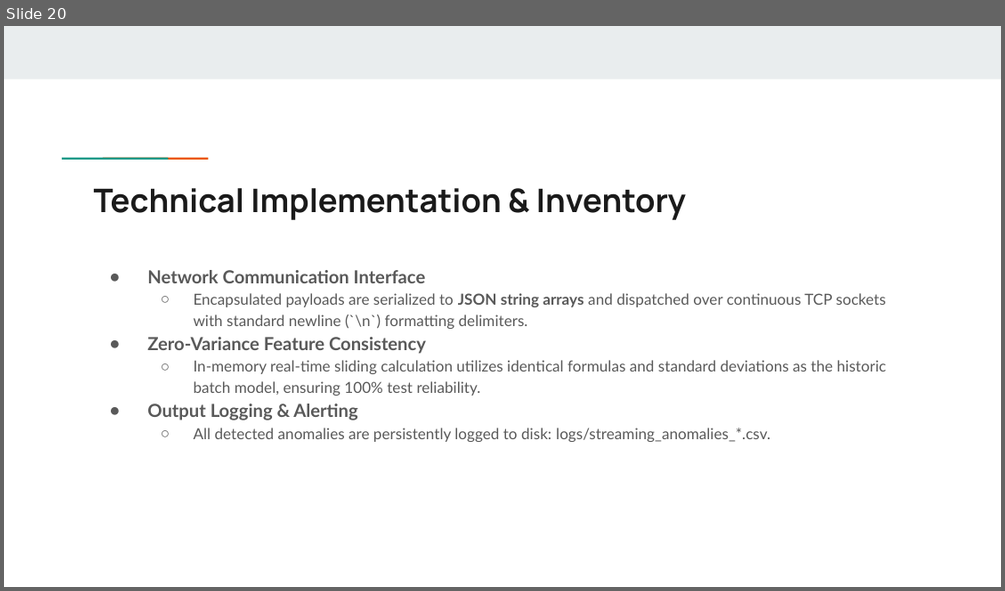
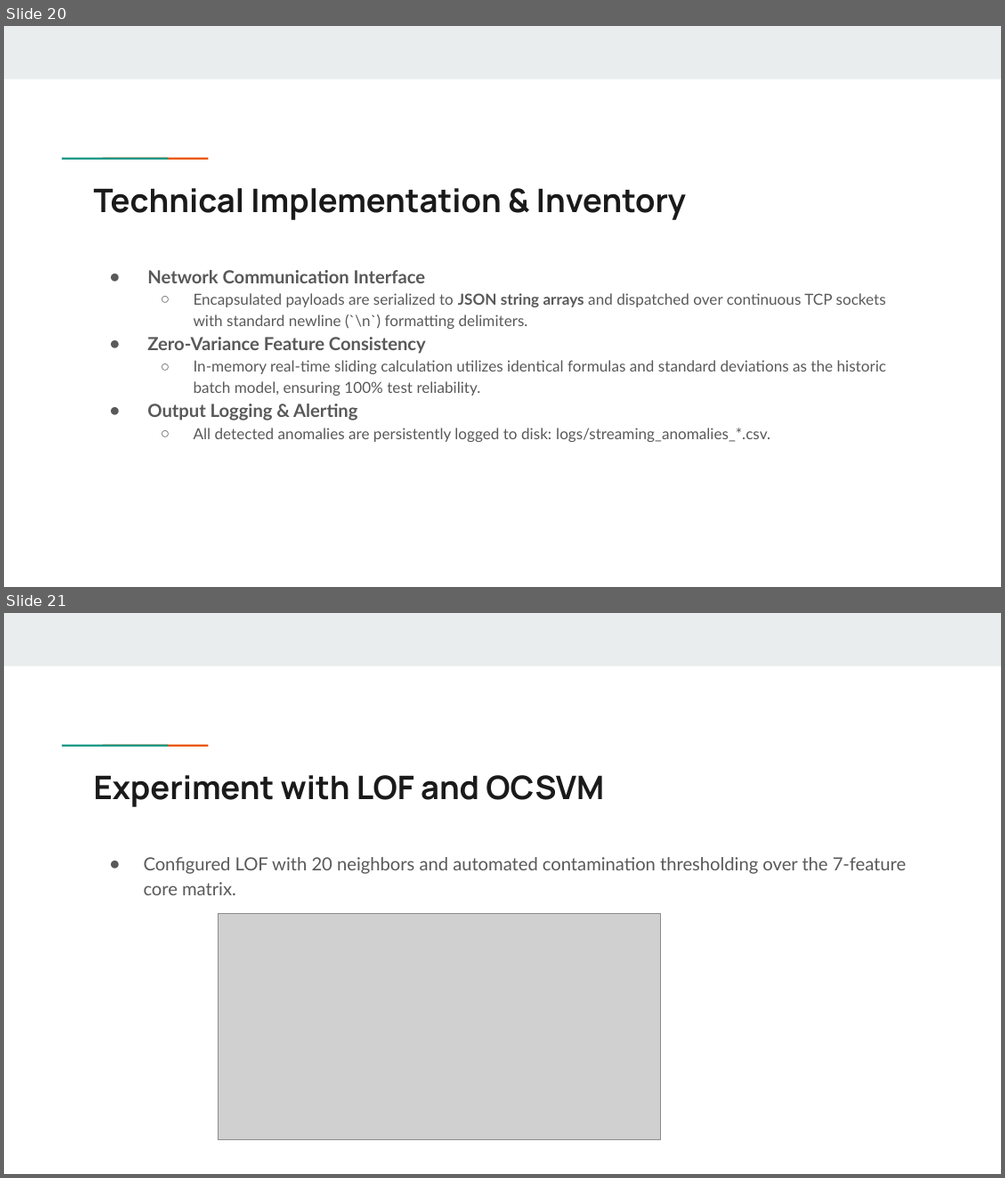
Before and after one commit to kudlamolka/Mtech_FYP, a slide deck: Presentation Slides/FYP Presentation.pptx. Shown one above the other, each under a label of ours: slide 20 before the commit, slides 20 and 21 after it. The pictures are 1005x591 and 1005x1178 pixels, drawn with LibreOffice and Linux fonts; fonts in the diff are those of the drawing; grey boxes stand for pictures. Boxes give left, top, right and bottom in pixels: in the first picture for what was removed or moved away, otherwise in the second. Text is boxed around its words. In the diff, an @@ line names an element or a change of style, - is before the commit and + after.

```diff
--- a/Presentation Slides/FYP Presentation.pptx
+++ b/Presentation Slides/FYP Presentation.pptx
@@ slide 21 added at <box>4,613,1001,1174</box>, background #FFFFFF; not listed: 3 template elements that a slide beside it also shows @@
@@ title added at <box>94,775,604,807</box>, 23.4 pt, text #1A1A1A, bold @@
+Experiment with LOF and OCSVM
@@ text added at <box>144,857,906,895</box>, 13 pt, text #595959 @@
+● Configured LOF with 20 neighbors and automated contamination thresholding over the 7-feature core matrix.
@@ picture added at <box>218,913,660,1139</box> @@
```
Also in this commit, not shown: 2 other slides added, 1 slide removed, 7 other files.
